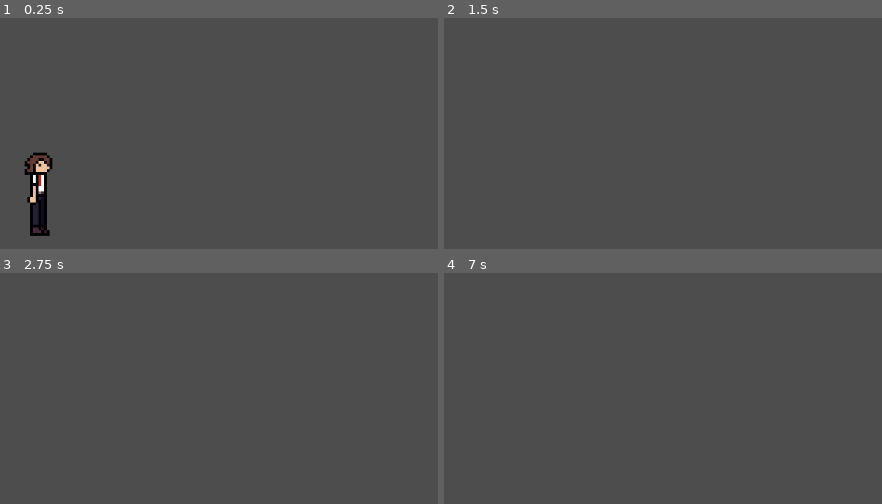
Above: before the commit, frames 1-4 (two rows, left to right).
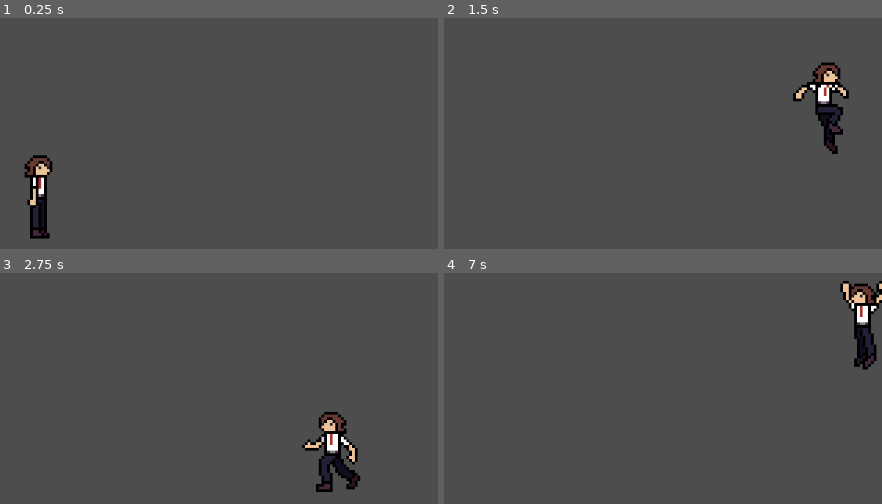
Above: after the commit, the same moments.

Repository: TroyGrogan/The-World-Is-Ending-And-Work-Starts-At-9
Game: Godot game, scene res://scenes/game.tscn
The game is run twice, just before and just after one commit, with the same random seed, the same clock (stepped at 60 frames per second) and the same inputs.
Inputs:
- Up to frame 1 (0.25 s): no input
- Up to frame 2 (1.5 s): tap Enter at 0.5 s; hold Right (move_right) from 0.53 s (still down); tap Space (jump) at 0.6, 0.77, 1.07, 1.35 s
- Up to frame 3 (2.75 s): tap Space (jump) at 1.52, 1.82, 2, 2.1 s; release Right (move_right) at 2.03 s; hold Left (move_left) from 2.03 s (still down)
- Up to frame 4 (7 s): release Left (move_left) at 2.78 s; hold Right (move_right) 2.78-4.28 s; tap Space (jump) at 2.85, 3.02, 3.32, 3.6, 3.77, 4.07, 4.25, 4.35, 4.52, 4.82, 5.1, 5.75, 5.85, 6.02, 6.32, 6.6, 6.77 s; tap Enter at 3.5, 5 s; hold Left (move_left) 4.28-5.03 s; hold Right (move_right) 5.03-5.78 s; hold Left (move_left) from 5.78 s (still down)

The runs differ from the first frame. In frame 1, 0.7% of the frame differs, in the area x 5-13%, y 58-96%; in frame 2, 2.1%; in frame 3, 2.3%, in the area x 68-83%, y 60-95%; in frame 4, 2.0%.

Commit message:
added attack sprites

Diff:
--- a/twieawsa9/project.godot
+++ b/twieawsa9/project.godot
@@ -34,6 +34,11 @@
 , Object(InputEventKey,"resource_local_to_scene":false,"resource_name":"","device":-1,"window_id":0,"alt_pressed":false …(183 unchanged characters)…
 ]
 }
+attack={
+"deadzone": 0.5,
+"events": [Object(InputEventMouseButton,"resource_local_to_scene":false,"resource_name":"","device":-1,"window_id":0,"alt_pressed":false,"shift_pressed":false,"ctrl_pressed":false,"meta_pressed":false,"button_mask":1,"position":Vector2(212, 23),"global_position":Vector2(221, 69),"factor":1.0,"button_index":1,"canceled":false,"pressed":true,"double_click":false,"script":null)
+]
+}
 
 [rendering]
 
--- a/twieawsa9/scenes/player.tscn
+++ b/twieawsa9/scenes/player.tscn
@@ -1,7 +1,32 @@
-[gd_scene load_steps=19 format=3 uid="uid://72bn3faojojp"]
+[gd_scene load_steps=26 format=3 uid="uid://72bn3faojojp"]
 
 [ext_resource type="Texture2D" uid="uid://b1k2muilrhslo" path="res://assets/sprites/Movement.png" id="1_ht2fc"]
 [ext_resource type="Script" path="res://scripts/player.gd" id="1_o7x2k"]
+[ext_resource type="Texture2D" uid="uid://dclq0rf3yyxfu" path="res://assets/sprites/Attacks.png" id="2_ao273"]
+
+[sub_resource type="AtlasTexture" id="AtlasTexture_0ivrd"]
+atlas = ExtResource("2_ao273")
+region = Rect2(0, 0, 37, 47)
+
+[sub_resource type="AtlasTexture" id="AtlasTexture_gng4s"]
+atlas = ExtResource("2_ao273")
+region = Rect2(37, 0, 37, 47)
+
+[sub_resource type="AtlasTexture" id="AtlasTexture_oycdf"]
+atlas = ExtResource("2_ao273")
+region = Rect2(74, 0, 37, 47)
+
+[sub_resource type="AtlasTexture" id="AtlasTexture_ee0do"]
+atlas = ExtResource("2_ao273")
+region = Rect2(111, 0, 37, 47)
+
+[sub_resource type="AtlasTexture" id="AtlasTexture_yfe3a"]
+atlas = ExtResource("2_ao273")
+region = Rect2(148, 0, 37, 47)
+
+[sub_resource type="AtlasTexture" id="AtlasTexture_4lm6n"]
+atlas = ExtResource("2_ao273")
+region = Rect2(185, 0, 37, 47)
 
 [sub_resource type="AtlasTexture" id="AtlasTexture_7lf68"]
 atlas = ExtResource("1_ht2fc")
@@ -19,13 +44,13 @@
 atlas = ExtResource("1_ht2fc")
 region = Rect2(144, 90, 48, 45)
 
-[sub_resource type="AtlasTexture" id="AtlasTexture_ok6qq"]
+[sub_resource type="AtlasTexture" id="AtlasTexture_sjkau"]
 atlas = ExtResource("1_ht2fc")
-region = Rect2(96, 135, 48, 45)
+region = Rect2(99, 135, 47, 45)
 
-[sub_resource type="AtlasTexture" id="AtlasTexture_2837d"]
+[sub_resource type="AtlasTexture" id="AtlasTexture_v5xnu"]
 atlas = ExtResource("1_ht2fc")
-region = Rect2(144, 148, 48, 37)
+region = Rect2(146, 146, 47, 42)
 
 [sub_resource type="AtlasTexture" id="AtlasTexture_icc7b"]
 atlas = ExtResource("1_ht2fc")
@@ -63,6 +88,29 @@
 animations = [{
 "frames": [{
 "duration": 1.0,
+"texture": SubResource("AtlasTexture_0ivrd")
+}, {
+"duration": 1.0,
+"texture": SubResource("AtlasTexture_gng4s")
+}, {
+"duration": 1.0,
+"texture": SubResource("AtlasTexture_oycdf")
+}, {
+"duration": 1.0,
+"texture": SubResource("AtlasTexture_ee0do")
+}, {
+"duration": 1.0,
+"texture": SubResource("AtlasTexture_yfe3a")
+}, {
+"duration": 1.0,
+"texture": SubResource("AtlasTexture_4lm6n")
+}],
+"loop": true,
+"name": &"attack",
+"speed": 10.0
+}, {
+"frames": [{
+"duration": 1.0,
 "texture": SubResource("AtlasTexture_7lf68")
 }, {
 "duration": 1.0,
@@ -80,10 +128,10 @@
 }, {
 "frames": [{
 "duration": 1.0,
-"texture": SubResource("AtlasTexture_ok6qq")
+"texture": SubResource("AtlasTexture_sjkau")
 }, {
 "duration": 1.0,
-"texture": SubResource("AtlasTexture_2837d")
+"texture": SubResource("AtlasTexture_v5xnu")
 }],
 "loop": true,
 "name": &"jump",
@@ -127,12 +175,12 @@
 script = ExtResource("1_o7x2k")
 
 [node name="AnimatedSprite2D" type="AnimatedSprite2D" parent="."]
-position = Vector2(1, -16)
+position = Vector2(1, -15)
 sprite_frames = SubResource("SpriteFrames_2uman")
-animation = &"jump"
+animation = &"attack"
 autoplay = "idle"
-frame = 1
-frame_progress = 0.347947
+frame = 3
+frame_progress = 0.529255
 
 [node name="CollisionShape2D" type="CollisionShape2D" parent="."]
 position = Vector2(0, -15)
--- a/twieawsa9/scripts/player.gd
+++ b/twieawsa9/scripts/player.gd
@@ -1,7 +1,7 @@
 extends CharacterBody2D
 
 
-const SPEED = 200.0
+const SPEED = 130.0
 const JUMP_VELOCITY = -300.0
 
 @onready var animated_sprite = $AnimatedSprite2D
Binary file added: twieawsa9/assets/sprites/Attacks.png
Not shown, added: twieawsa9/assets/sprites/Attacks.png.import
